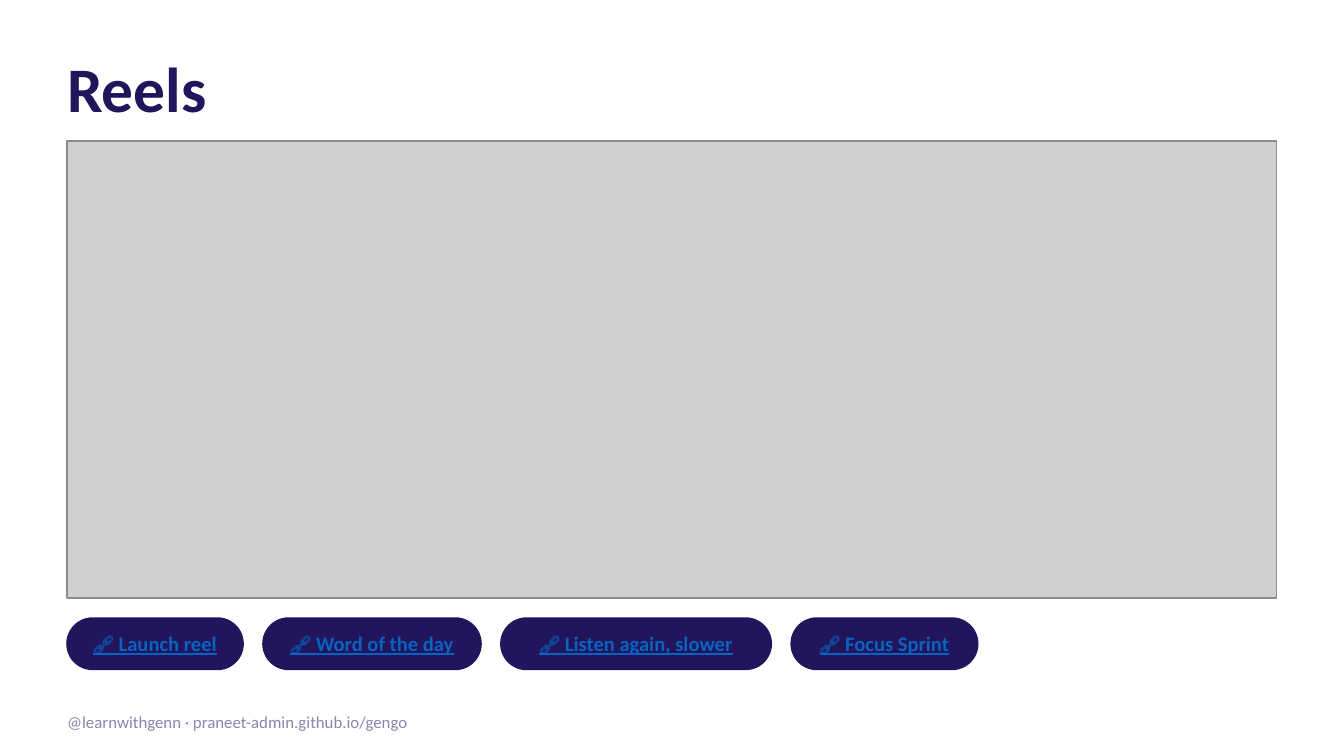
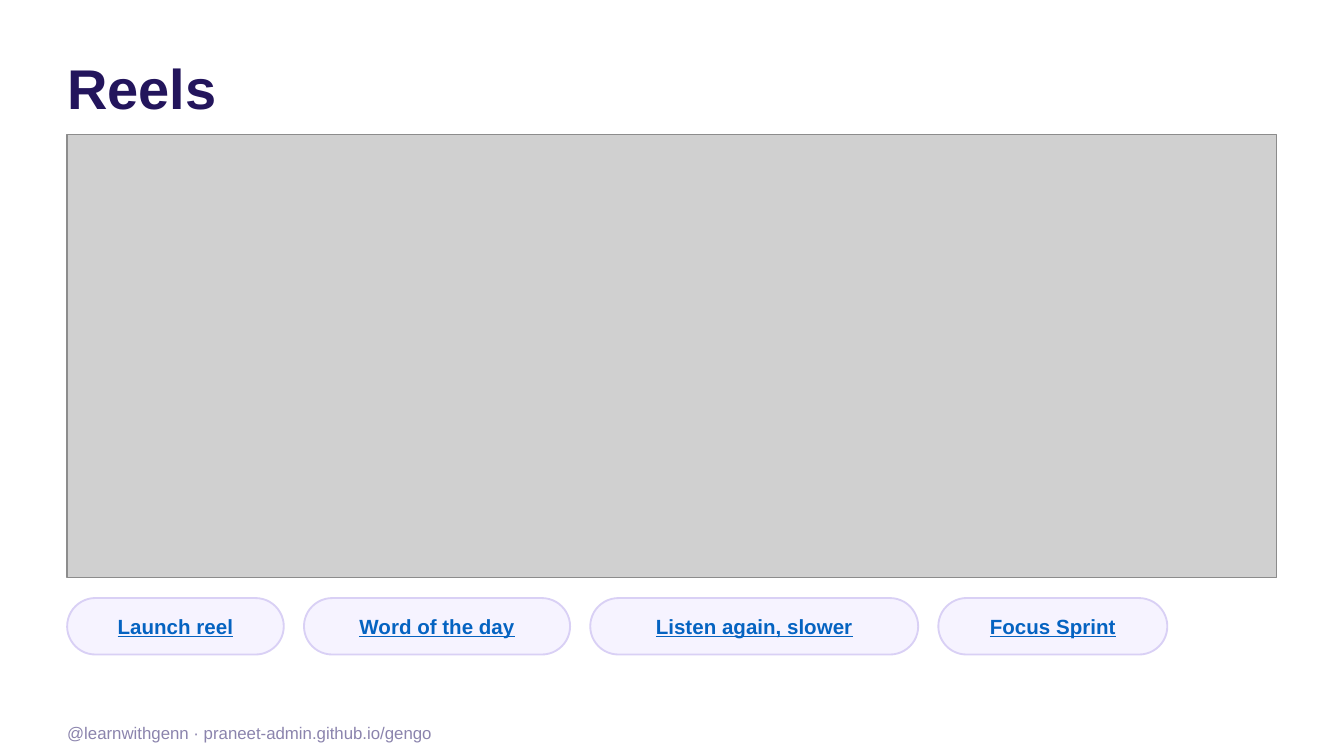
Before and after one commit to praneet-admin/gengo, a slide deck: slide 8 of launch/Gengo-Marketing-Glance.pptx. Drawn at 1344x756 pixels with LibreOffice and Linux fonts; fonts in the diff are those of the drawing; grey boxes stand for pictures. Boxes give left, top, right and bottom in pixels: in the first picture for what was removed or moved away, otherwise in the second. Text is boxed around its words. In the diff, an @@ line names an element or a change of style, - is before the commit and + after.

Commit message:
Launch deck: Zoho-safe link chips

```diff
--- a/launch/Gengo-Marketing-Glance.pptx
+++ b/launch/Gengo-Marketing-Glance.pptx
@@ text "Reels" at [67, 68, 216, 110]: size 34 to 30 pt, font Calibri to Arial @@
@@ picture: place and size @@
-picture at [67, 141, 1277, 598]
+picture at [67, 134, 1277, 578]
@@ rounded rectangle: place and size @@
-rounded rectangle at [67, 618, 243, 669]
+rounded rectangle at [67, 598, 284, 655]
@@ rounded rectangle: place and size @@
-rounded rectangle at [263, 618, 481, 669]
+rounded rectangle at [304, 598, 570, 655]
@@ rounded rectangle: place and size @@
-rounded rectangle at [501, 618, 771, 669]
+rounded rectangle at [590, 598, 918, 655]
@@ fill #23155C to #F6F3FF; outline #23155C 1 pt to #D9D0F5 1 pt in 4 elements at [67, 598, 284, 655], [304, 598, 570, 655], [590, 598, 918, 655], [938, 598, 1167, 655] @@
@@ rounded rectangle: place and size @@
-rounded rectangle at [792, 618, 978, 669]
+rounded rectangle at [938, 598, 1167, 655]
@@ text at [118, 619, 233, 637]: text changed; font Calibri to Arial @@
-🔗 Launch reel
+Launch reel
@@ text at [359, 619, 514, 639]: text changed; font Calibri to Arial @@
-🔗 Word of the day
+Word of the day
@@ text at [656, 619, 852, 639]: text changed; font Calibri to Arial @@
-🔗 Listen again, slower
+Listen again, slower
@@ text at [990, 619, 1115, 639]: text changed; font Calibri to Arial @@
-🔗 Focus Sprint
+Focus Sprint
@@ text "@learnwithgenn · praneet-admin.github.io/gengo": place and size @@
-text "@learnwithgenn · praneet-admin.github.io/gengo" at [67, 716, 407, 731]
+text "@learnwithgenn · praneet-admin.github.io/gengo" at [67, 727, 432, 743]
@@ text "@learnwithgenn · praneet-admin.github.io/gengo" at [67, 727, 432, 743]: font Calibri to Arial @@
```
Also in this commit, not shown: 11 other slides changed.
